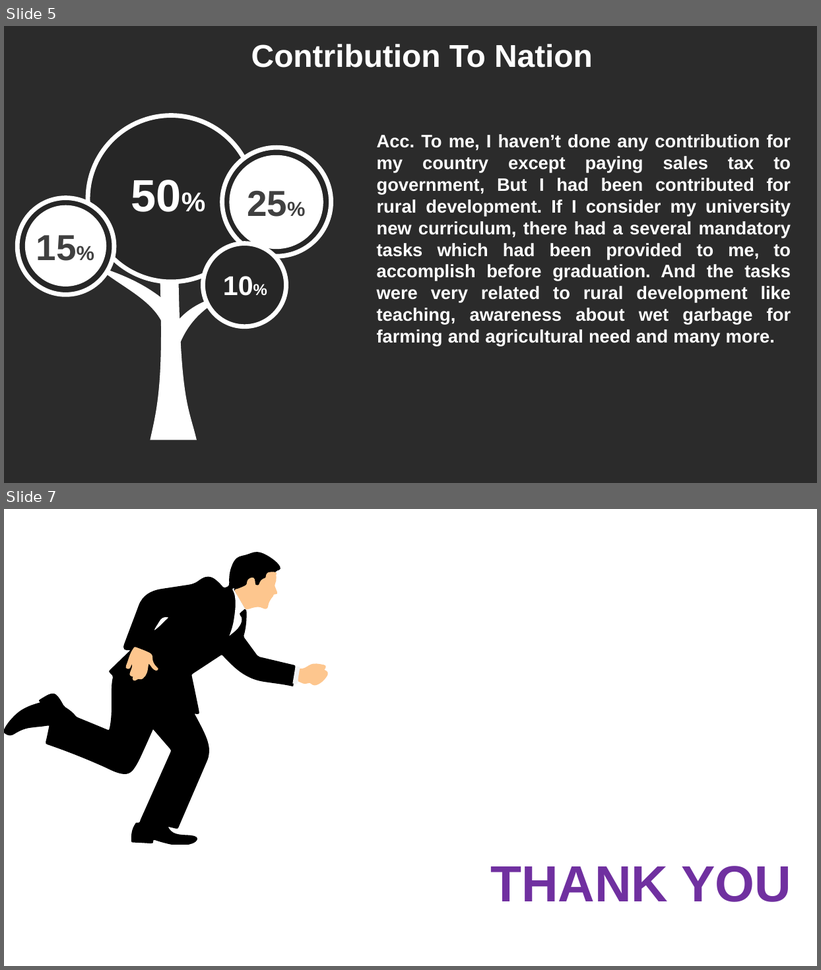
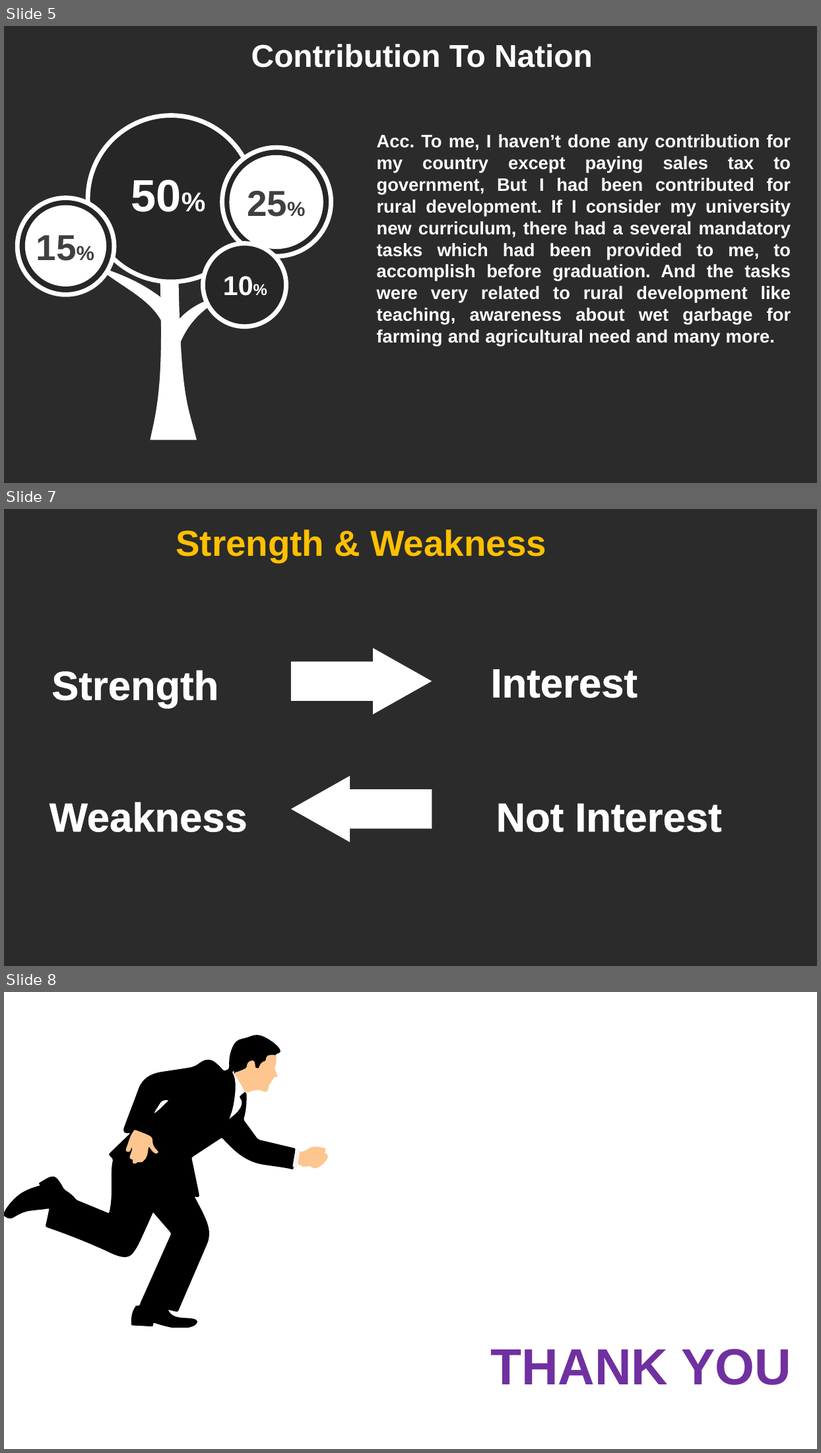
Before and after one commit to imdpkjswl/Final-Programs, a slide deck: Self_Intro.pptx. Shown one above the other, each under a label of ours: slides 5 and 7 before the commit, slides 5, 7 and 8 after it; the slides between them are not shown. The pictures are 821x970 and 821x1453 pixels, drawn with LibreOffice and Linux fonts; fonts in the diff are those of the drawing; background and template pictures are left out; a plain dark background stands for a picture behind light text. Boxes give left, top, right and bottom in pixels: in the first picture for what was removed or moved away, otherwise in the second. Text is boxed around its words. In the diff, an @@ line names an element or a change of style, - is before the commit and + after.

```diff
--- a/Self_Intro.pptx
+++ b/Self_Intro.pptx
@@ slide 7 added at box(4, 509, 817, 966), background picture (left out) @@
@@ text added at box(176, 529, 547, 562), 32 pt, text #FFC000, bold @@
+Strength & Weakness
@@ left arrow added at box(291, 648, 432, 715), fill #FFFFFF @@
@@ text added at box(52, 670, 218, 708), 36 pt, text #FFFFFF, bold @@
+Strength
@@ text added at box(491, 669, 638, 698), 36 pt, text #FFFFFF, bold @@
+Interest
@@ left arrow added at box(291, 776, 432, 842), fill #FFFFFF @@
@@ text added at box(50, 802, 248, 832), 36 pt, text #FFFFFF, bold @@
+Weakness
@@ text added at box(496, 803, 721, 832), 36 pt, text #FFFFFF, bold @@
+Not Interest
@@ what was slide 7 is now slide 8 @@
```
Also in this commit, not shown: 3 slides changed, 2 other files.
